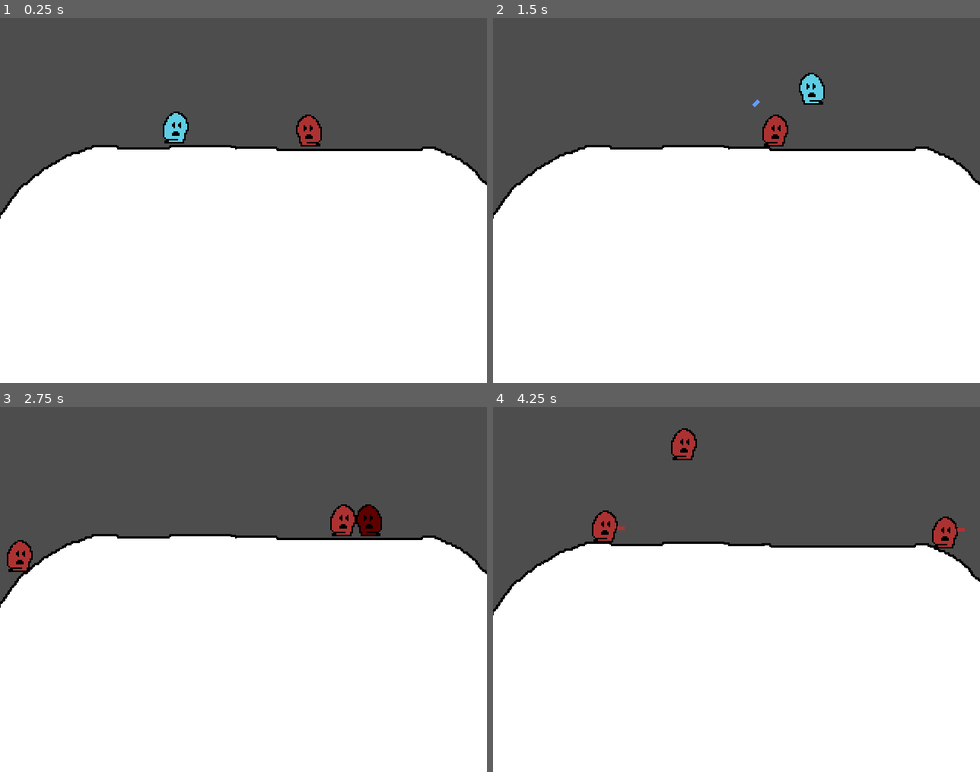
Above: before the commit, frames 1-4 (two rows, left to right).
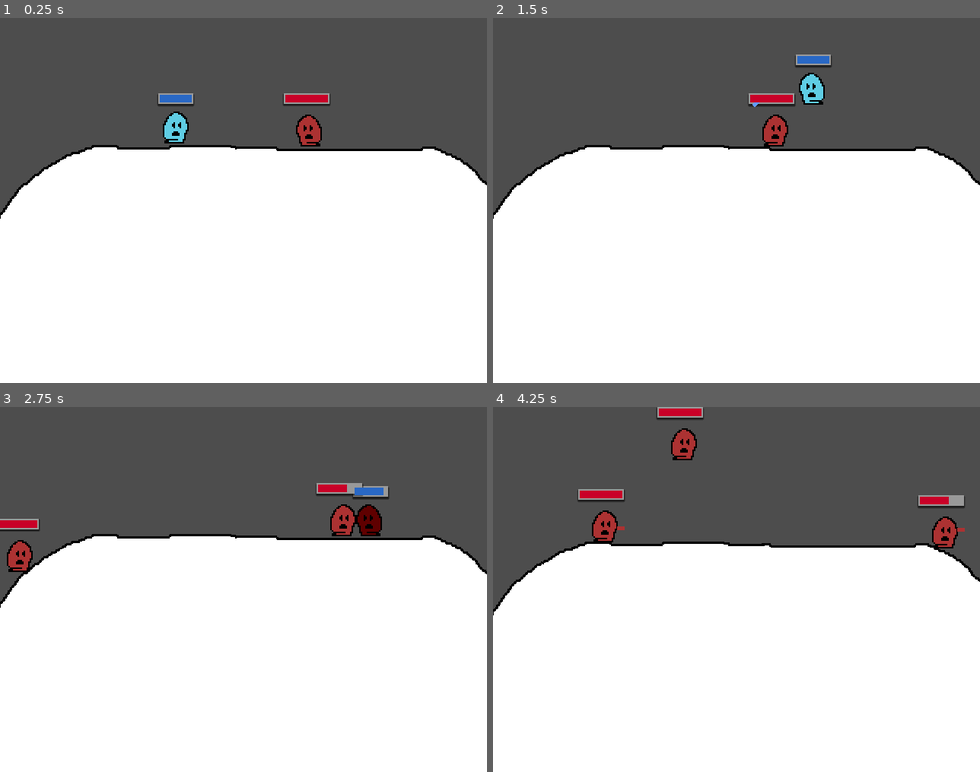
Above: after the commit, the same moments.

Repository: pranavpo/first_godot_platformer
Game: Godot game, scene res://scenes/world.tscn
The game is run twice, just before and just after one commit, with the same random seed, the same clock (stepped at 60 frames per second) and the same inputs.
Inputs (mouse positions are in pixels of both pictures, inside the frame that each line leads up to):
- Up to frame 1 (0.25 s): no input
- Up to frame 2 (1.5 s): move the mouse to (843, 182) at 0.52 s; hold D (right) from 0.53 s (still down); click (843, 182) at 0.6 s; tap W (jump) at 0.77 s; move the mouse to (639, 218) at 1.27 s; click (639, 218) at 1.35 s
- Up to frame 3 (2.75 s): tap W (jump) at 1.52 s; move the mouse to (292, 509) at 2.02 s; release D (right) at 2.03 s; hold A (left) from 2.03 s (still down); click (292, 509) at 2.1 s
- Up to frame 4 (4.25 s): move the mouse to (712, 662) at 2.77 s; release A (left) at 2.78 s; hold D (right) from 2.78 s (still down); click (712, 662) at 2.85 s; tap W (jump) at 3.02, 3.77 s; move the mouse to (882, 644) at 3.52 s; click (882, 644) at 3.6 s

The runs differ from the first frame. In frame 1, 0.6% of the frame differs, in the area x 32-68%, y 20-25%; in frame 2, 0.6%; in frame 3, 0.8%; in frame 4, 1.0%, in the area x 17-97%, y 0-28%.

Commit message:
healthbar added

Diff:
--- a/scenes/enemy.tscn
+++ b/scenes/enemy.tscn
@@ -1,7 +1,8 @@
-[gd_scene load_steps=4 format=3 uid="uid://bjrahid0o361o"]
+[gd_scene load_steps=5 format=3 uid="uid://bjrahid0o361o"]
 
 [ext_resource type="Texture2D" uid="uid://cdvvx5haaicge" path="res://art/enemy.png" id="1_7dyok"]
 [ext_resource type="Script" path="res://scripts/enemy.gd" id="1_okfhp"]
+[ext_resource type="PackedScene" uid="uid://dakhg0scqrj20" path="res://scenes/healthbar.tscn" id="3_ake06"]
 
 [sub_resource type="CircleShape2D" id="CircleShape2D_4rqjd"]
 radius = 9.05539
@@ -23,5 +24,11 @@
 wait_time = 2.0
 autostart = true
 
+[node name="Healthbar" parent="." instance=ExtResource("3_ake06")]
+offset_left = -16.5
+offset_top = -25.5
+offset_right = 11.5
+offset_bottom = -20.5
+
 [connection signal="timeout" from="TurnTimer" to="." method="_on_turn_timer_timeout"]
 [connection signal="timeout" from="ShootTimer" to="." method="_on_shoot_timer_timeout"]
--- /dev/null
+++ b/scenes/healthbar.tscn
@@ -0,0 +1,48 @@
+[gd_scene load_steps=6 format=3 uid="uid://dakhg0scqrj20"]
+
+[ext_resource type="Script" path="res://scripts/healthbar.gd" id="1_rmsom"]
+
+[sub_resource type="StyleBoxEmpty" id="StyleBoxEmpty_1rqc0"]
+
+[sub_resource type="StyleBoxFlat" id="StyleBoxFlat_ugfey"]
+bg_color = Color(0.78948, 0, 0.157075, 1)
+
+[sub_resource type="StyleBoxFlat" id="StyleBoxFlat_1tvmr"]
+expand_margin_left = 1.0
+expand_margin_top = 1.0
+expand_margin_right = 1.0
+expand_margin_bottom = 1.0
+shadow_size = 1
+shadow_offset = Vector2(0, 1)
+
+[sub_resource type="StyleBoxFlat" id="StyleBoxFlat_x0l6i"]
+bg_color = Color(1, 1, 1, 1)
+
+[node name="Healthbar" type="ProgressBar"]
+z_index = 1
+offset_right = 240.0
+offset_bottom = 5.0
+theme_override_styles/background = SubResource("StyleBoxEmpty_1rqc0")
+theme_override_styles/fill = SubResource("StyleBoxFlat_ugfey")
+value = 60.0
+show_percentage = false
+script = ExtResource("1_rmsom")
+
+[node name="Damagebar" type="ProgressBar" parent="."]
+z_index = -1
+layout_mode = 1
+anchors_preset = 15
+anchor_right = 1.0
+anchor_bottom = 1.0
+grow_horizontal = 2
+grow_vertical = 2
+theme_override_styles/background = SubResource("StyleBoxFlat_1tvmr")
+theme_override_styles/fill = SubResource("StyleBoxFlat_x0l6i")
+value = 80.0
+show_percentage = false
+
+[node name="Timer" type="Timer" parent="."]
+wait_time = 0.4
+one_shot = true
+
+[connection signal="timeout" from="Timer" to="." method="_on_timer_timeout"]
--- /dev/null
+++ b/scenes/healthbar_player.tscn
@@ -0,0 +1,48 @@
+[gd_scene load_steps=6 format=3 uid="uid://crwv3opgkcd0g"]
+
+[ext_resource type="Script" path="res://scripts/healthbar.gd" id="1_eocpr"]
+
+[sub_resource type="StyleBoxEmpty" id="StyleBoxEmpty_1rqc0"]
+
+[sub_resource type="StyleBoxFlat" id="StyleBoxFlat_ugfey"]
+bg_color = Color(0.162375, 0.406921, 0.772915, 1)
+
+[sub_resource type="StyleBoxFlat" id="StyleBoxFlat_1tvmr"]
+expand_margin_left = 1.0
+expand_margin_top = 1.0
+expand_margin_right = 1.0
+expand_margin_bottom = 1.0
+shadow_size = 1
+shadow_offset = Vector2(0, 1)
+
+[sub_resource type="StyleBoxFlat" id="StyleBoxFlat_x0l6i"]
+bg_color = Color(1, 1, 1, 1)
+
+[node name="Healthbar" type="ProgressBar"]
+z_index = 1
+offset_right = 240.0
+offset_bottom = 5.0
+theme_override_styles/background = SubResource("StyleBoxEmpty_1rqc0")
+theme_override_styles/fill = SubResource("StyleBoxFlat_ugfey")
+value = 60.0
+show_percentage = false
+script = ExtResource("1_eocpr")
+
+[node name="Damagebar" type="ProgressBar" parent="."]
+z_index = -1
+layout_mode = 1
+anchors_preset = 15
+anchor_right = 1.0
+anchor_bottom = 1.0
+grow_horizontal = 2
+grow_vertical = 2
+theme_override_styles/background = SubResource("StyleBoxFlat_1tvmr")
+theme_override_styles/fill = SubResource("StyleBoxFlat_x0l6i")
+value = 80.0
+show_percentage = false
+
+[node name="Timer" type="Timer" parent="."]
+wait_time = 0.4
+one_shot = true
+
+[connection signal="timeout" from="Timer" to="." method="_on_timer_timeout"]
--- a/scenes/player.tscn
+++ b/scenes/player.tscn
@@ -1,7 +1,8 @@
-[gd_scene load_steps=4 format=3 uid="uid://dw6tsas2mxtwa"]
+[gd_scene load_steps=5 format=3 uid="uid://dw6tsas2mxtwa"]
 
 [ext_resource type="Script" path="res://scripts/player.gd" id="1_72nh1"]
 [ext_resource type="Texture2D" uid="uid://ce31vkdso7thl" path="res://art/player.png" id="1_yj1gj"]
+[ext_resource type="PackedScene" uid="uid://crwv3opgkcd0g" path="res://scenes/healthbar_player.tscn" id="3_ut7bv"]
 
 [sub_resource type="CircleShape2D" id="CircleShape2D_06iwm"]
 radius = 9.0
@@ -19,4 +20,10 @@
 [node name="FlashRedTimer" type="Timer" parent="."]
 wait_time = 0.5
 
+[node name="Healthbar" parent="." instance=ExtResource("3_ut7bv")]
+offset_left = -10.5
+offset_top = -23.0
+offset_right = 10.5
+offset_bottom = -18.0
+
 [connection signal="timeout" from="FlashRedTimer" to="." method="_on_flash_red_timer_timeout"]
--- a/scripts/enemy.gd
+++ b/scripts/enemy.gd
@@ -8,12 +8,15 @@
 @onready var turn_timer: Timer = $TurnTimer
 @onready var direction = Vector2.ZERO
 @onready var shoot_timer: Timer = $ShootTimer
+@onready var healthbar: ProgressBar = $Healthbar
+
 const bullet_scene = preload("res://scenes/enemy_bullet.tscn")
 var hits = 3
 var left_limit = 0
 var right_limit = 640
 func _ready():
 	_update_player_direction()
+	healthbar.init_health(hits)
 	# Start the timer when the enemy is ready
 	turn_timer.start()
 	shoot_timer.start()
@@ -39,6 +42,7 @@
 		global_position.x += SPEED * delta  # Use SPEED for movement
 		sprite_2d.flip_h = true
 
+	healthbar.health = hits
 	# Apply sliding physics
 	move_and_slide()
 
--- /dev/null
+++ b/scripts/healthbar.gd
@@ -0,0 +1,29 @@
+extends ProgressBar
+
+@onready var timer: Timer = $Timer
+@onready var damagebar: ProgressBar = $Damagebar
+
+# Called when the node enters the scene tree for the first time.
+var health = 0 : set = _set_health
+
+func _set_health(new_health):
+	var prev_health = health
+	health = min(max_value, new_health)
+	value = health
+	if health <= 0:
+		queue_free
+	if health < prev_health:
+		timer.start()
+	else:
+		damagebar.value = health
+
+func init_health(_health):
+	health = _health
+	max_value = health
+	value = health
+	damagebar.max_value = health
+	damagebar.value = health
+
+
+func _on_timer_timeout() -> void:
+	damagebar.value = health
--- a/scripts/player.gd
+++ b/scripts/player.gd
@@ -6,10 +6,12 @@
 @onready var sprite_2d: Sprite2D = $Sprite2D
 const BULLET = preload("res://scenes/bullet.tscn")
 @onready var flash_red_timer: Timer = $FlashRedTimer
+@onready var healthbar: ProgressBar = $Healthbar
 var hp = 100
 #var shoot_direction = Vector2.RIGHT
 
 func _ready():
+	healthbar.init_health(hp)
 	AutoloadScript.player_hit.connect(flash_red)
 
 func _physics_process(delta: float) -> void:
@@ -29,6 +31,7 @@
 	else:
 		velocity.x = move_toward(velocity.x, 0, SPEED)
 
+	healthbar.health = hp
 	mouse_cursor()
 	shoot()
 	move_and_slide()
